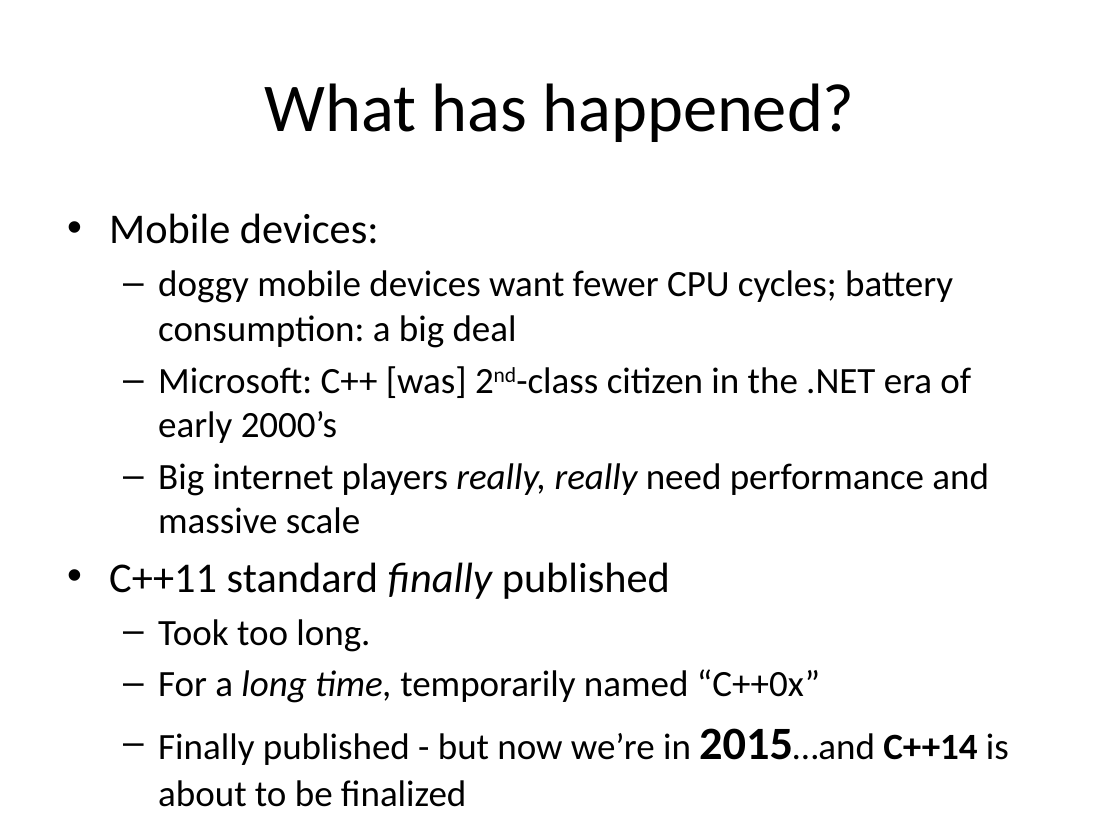
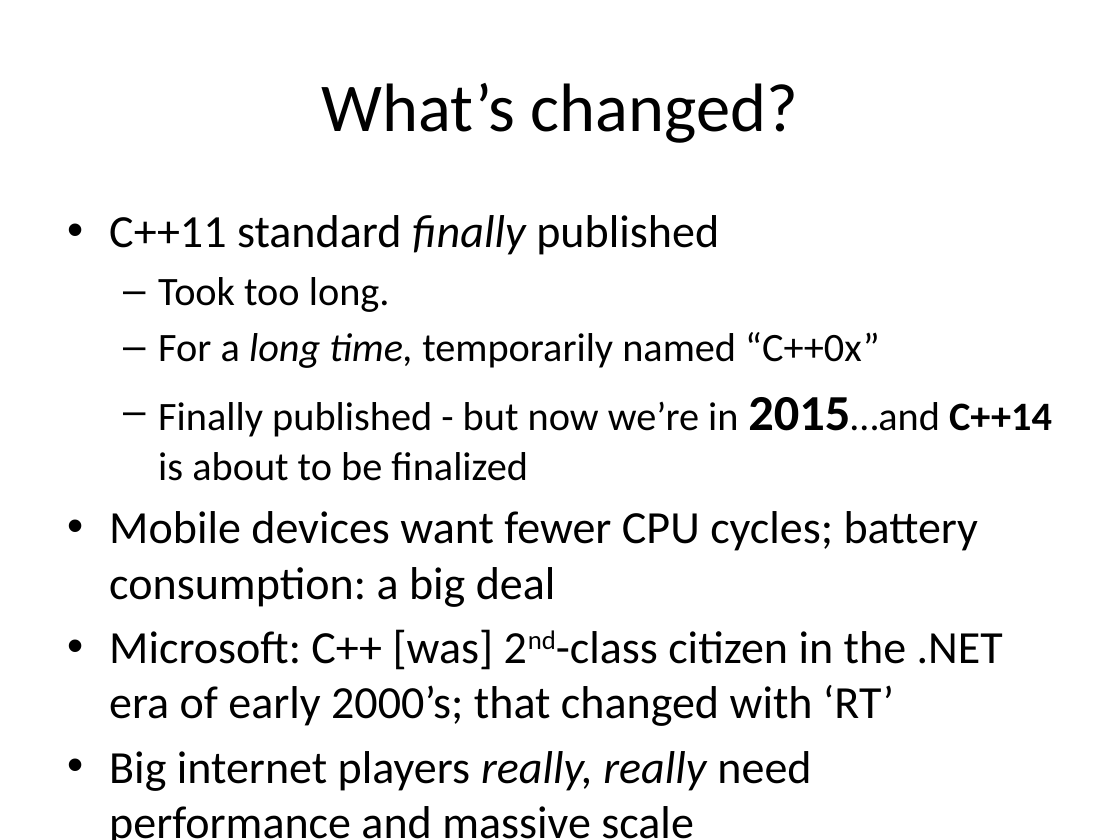
Before and after one commit to fellmad/FunWithCpp11, a slide deck: slide 7 of doc/Fun_with_C++11.pptx (slide 8 before the commit). Drawn at 1120x840 pixels with LibreOffice and Linux fonts; fonts in the diff are those of the drawing. Boxes give left, top, right and bottom in pixels: in the first picture for what was removed or moved away, otherwise in the second. Text is boxed around its words. In the diff, an @@ line names an element or a change of style, - is before the commit and + after.

```diff
--- a/doc/Fun_with_C++11.pptx
+++ b/doc/Fun_with_C++11.pptx
@@ title at bbox=[322, 83, 798, 143]: text changed @@
-What has happened?
+What’s changed?
@@ text at bbox=[109, 213, 989, 534]: paragraphs removed @@
-• Mobile devices:
-  – doggy mobile devices want fewer CPU cycles; battery consumption: a big deal
-  – Microsoft: C++ [was] 2nd-class citizen in the .NET era of early 2000’s
-  – Big internet players really, really need performance and massive scale
@@ text at bbox=[109, 215, 1052, 481]: size 27.2 to 29.6 pt in "C++11 standard finally published"; size 23.8 to 25.9 pt in "Took too long.", "For a long time, temporarily named “C++0x”", "Finally published - but now we’re in ..."; size 29.8 to 32.4 pt in "2015…and" @@
@@ text at bbox=[109, 511, 1003, 840]: paragraphs added @@
+• Mobile devices want fewer CPU cycles; battery consumption: a big deal
+• Microsoft: C++ [was] 2nd-class citizen in the .NET era of early 2000’s; that changed with ‘RT’
+• Big internet players really, really need performance and massive scale
```
Also in this commit, not shown: 10 other slides changed, 5 slides added, 3 slides removed, 1 other file.
